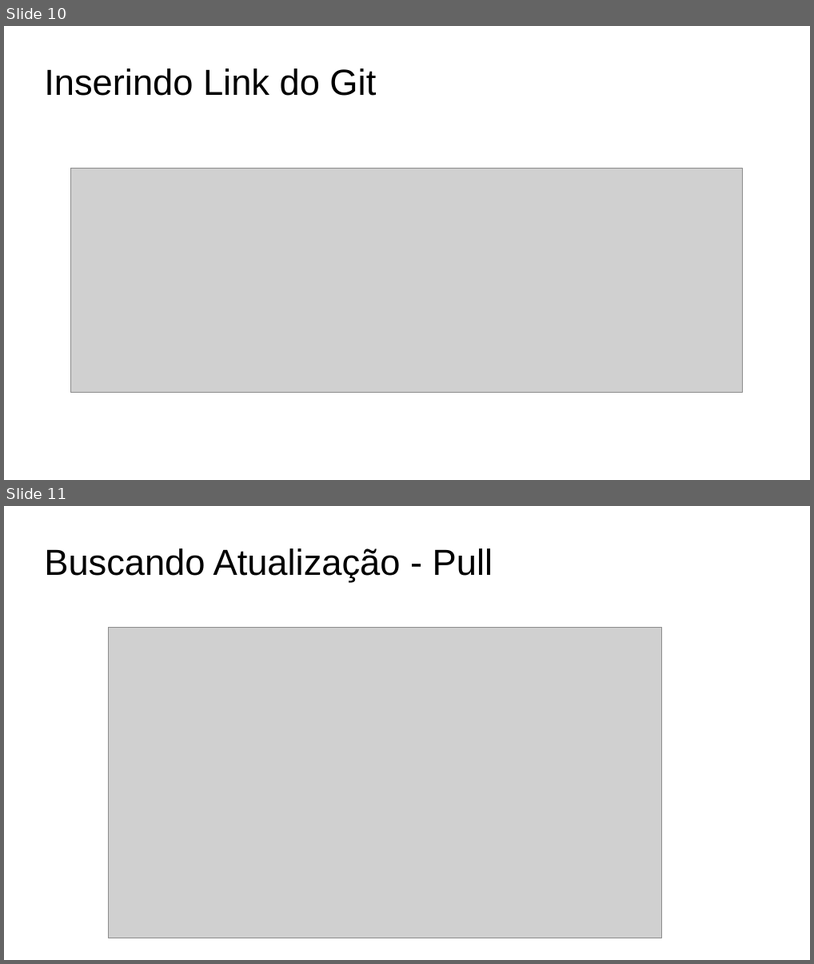
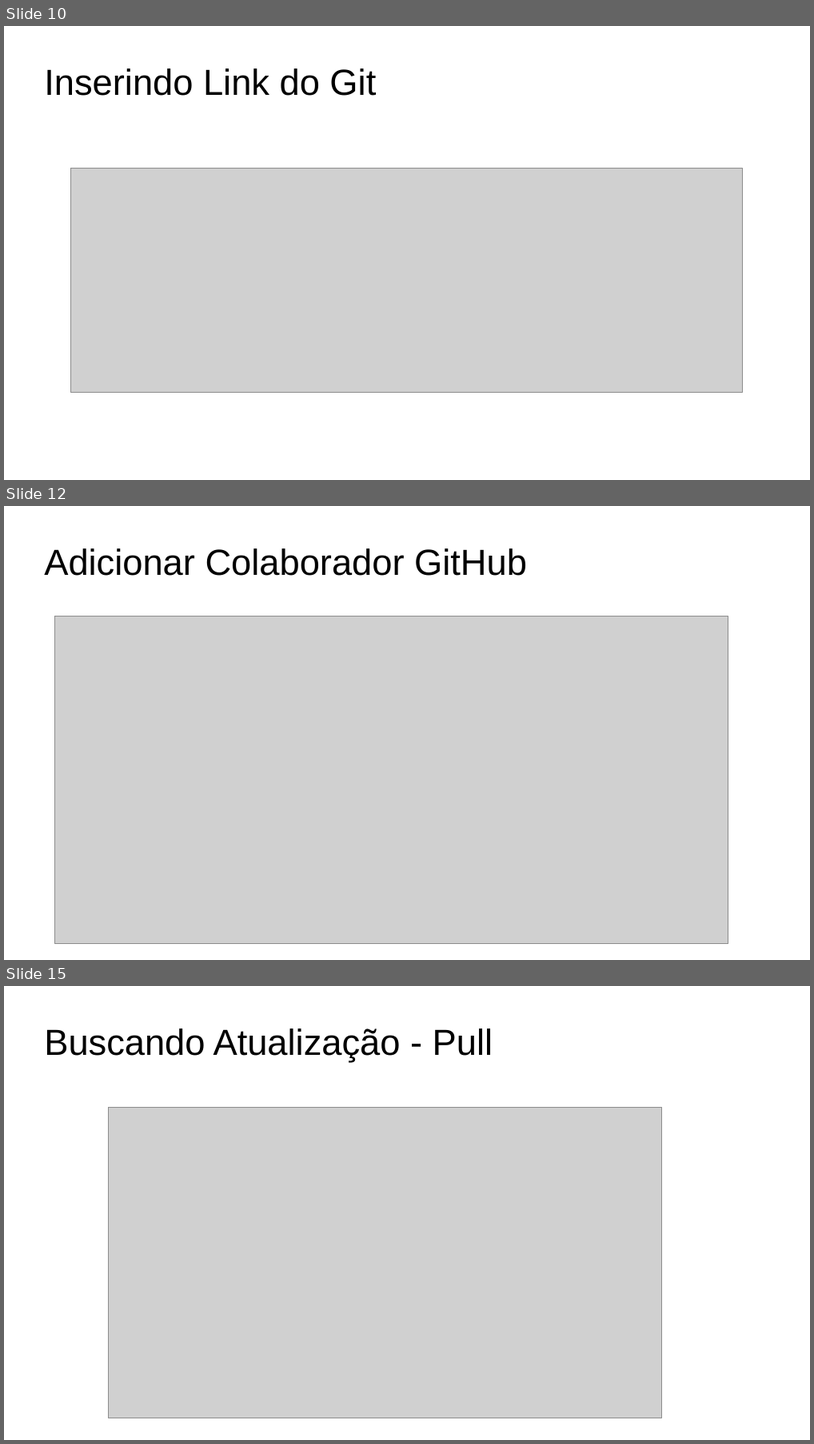
Before and after one commit to vinicius023/AprasentacaoGit, a slide deck: SlidesIntellij.odp. Shown one above the other, each under a label of ours: slides 10 and 11 before the commit, slides 10, 12 and 15 after it; the slides between them are not shown. The pictures are 814x964 and 814x1444 pixels, drawn with LibreOffice and Linux fonts; fonts in the diff are those of the drawing; grey boxes stand for pictures; background and template pictures are left out. Boxes give left, top, right and bottom in pixels: in the first picture for what was removed or moved away, otherwise in the second. Text is boxed around its words. In the diff, an @@ line names an element or a change of style, - is before the commit and + after.

```diff
--- a/SlidesIntellij.odp
+++ b/SlidesIntellij.odp
@@ slide 12 added at [4,506,810,960], background #FFFFFF @@
@@ title added at [44,548,527,576], 35.7 pt, text #000000 @@
+Adicionar Colaborador GitHub
@@ picture added at [55,616,729,944] @@
@@ what was slide 11 is now slide 15 @@
```
Also in this commit, not shown: 1 slide changed, 4 other slides added, 1 slide removed, 2 other files.
